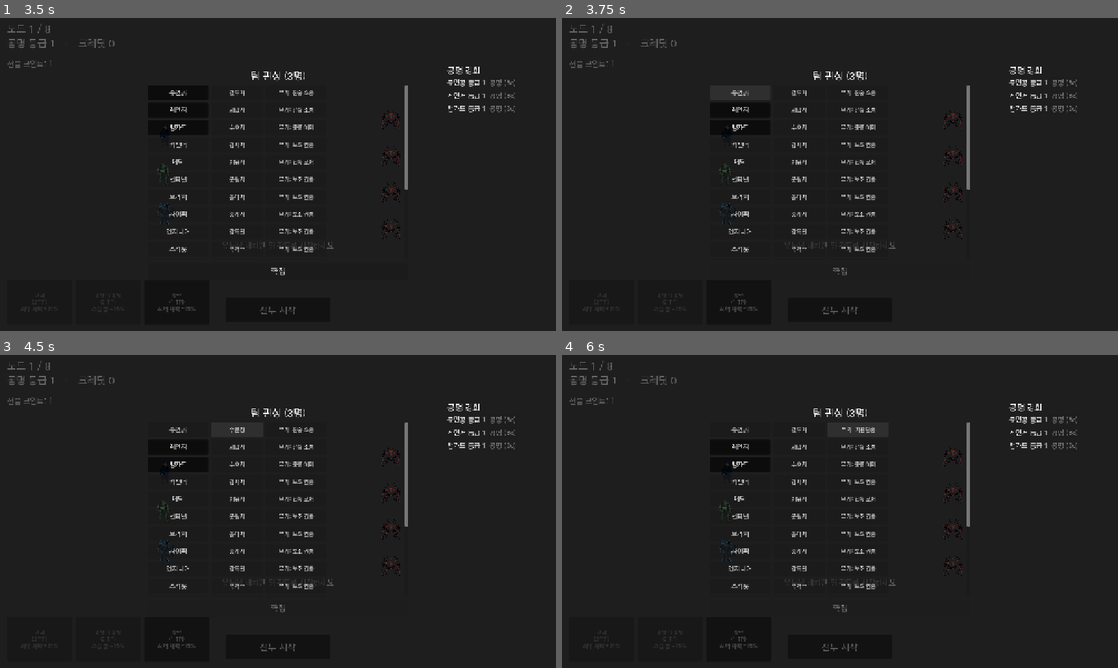
Above: before the commit, frames 1-4 (two rows, left to right).
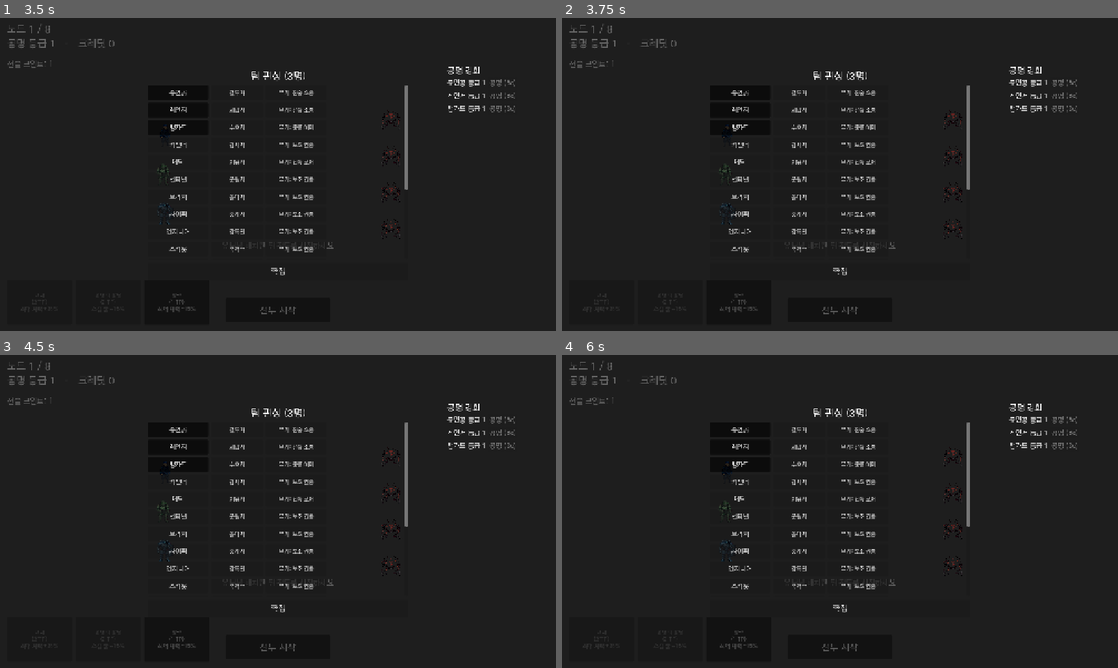
Above: after the commit, the same moments.

Repository: Hwari2929/PROTOCOL-ERRANTEs
Game: Godot game, scene res://scenes/main.tscn
Same seed, same stepped clock (60 frames per second), same inputs: the game is played once before the commit and once after it.
Inputs (mouse positions are in pixels of both pictures, inside the frame that each line leads up to):
- Up to frame 1 (3.5 s): click "전투 시작" at 0.5 s; click "전투 시작" at 1.25 s; click "시작" at 2 s; click "활력 (1 TP) 최대 체력 +15%" at 2.75 s
- Up to frame 2 (3.75 s): click "주인공" at 3.5 s
- Up to frame 3 (4.5 s): click "결투가" at 4.25 s
- Up to frame 4 (6 s): click (801, 430) at 5 s, where only the run before the commit has a clickable "수문장"; click "무기: 전술 소총" at 5.75 s

Frame 1 is identical in both runs. In frame 2, 0.5% of the frame differs, in the area x 26-52%, y 21-83%; in frame 3, less than 0.1%; in frame 4, less than 0.1%.

Commit message:
scaffold(redesign): SubclassMenu node + stub (R3) [planner]
Co-Authored-By: Claude Opus 4.8 <noreply@anthropic.com>

Diff:
--- a/scenes/main.tscn
+++ b/scenes/main.tscn
@@ -11,6 +11,7 @@
 [ext_resource type="Script" path="res://scripts/ui/card_bar.gd" id="9_card"]
 [ext_resource type="Script" path="res://scripts/ui/title_overlay.gd" id="10_title"]
 [ext_resource type="Script" path="res://scripts/ui/unit_panel.gd" id="11_unit"]
+[ext_resource type="Script" path="res://scripts/ui/subclass_menu.gd" id="12_sub"]
 
 [node name="Main" type="Node2D"]
 
@@ -68,6 +69,13 @@
 anchor_bottom = 1.0
 script = ExtResource("11_unit")
 
+[node name="SubclassMenu" type="Control" parent="UI"]
+layout_mode = 3
+anchors_preset = 15
+anchor_right = 1.0
+anchor_bottom = 1.0
+script = ExtResource("12_sub")
+
 [node name="TitleOverlay" type="Control" parent="UI"]
 layout_mode = 3
 anchors_preset = 15
--- /dev/null
+++ b/scripts/ui/subclass_menu.gd
@@ -0,0 +1,3 @@
+extends Control
+## 서브클래스 선택 메뉴 — SCAFFOLD STUB. R3B implements.
+## Shown when a unit reaches resonance grade 2 without a subclass; pick 1 of 3.
Not shown: 1 places in scenes/main.tscn that only renumber resources
